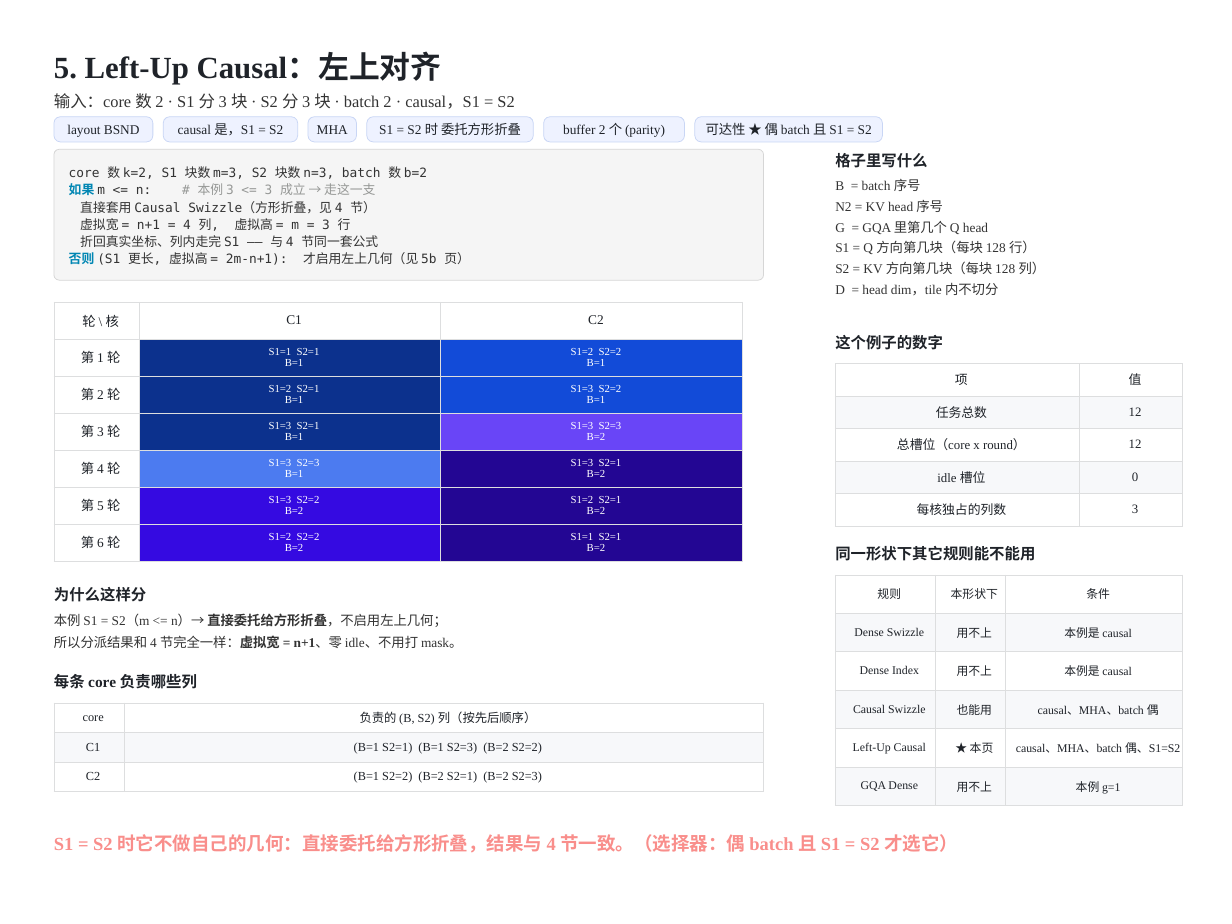
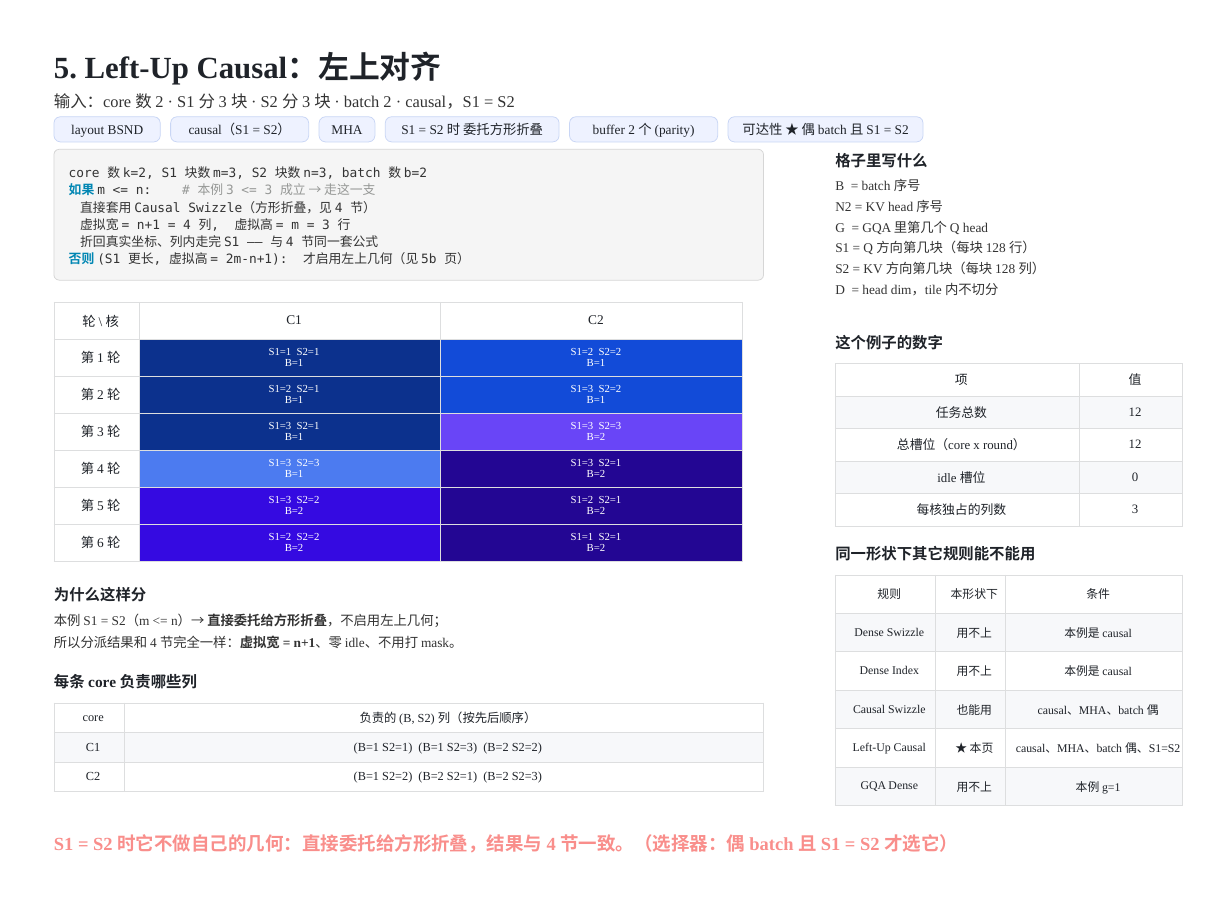
Before and after one commit to guomc9/SeeTen, a slide deck: slide 10 of cases/flash-attention-det-accum/out/v4-index-schedules.pptx. Drawn at 1232x924 pixels with LibreOffice and Linux fonts; fonts in the diff are those of the drawing. Boxes give left, top, right and bottom in pixels: in the first picture for what was removed or moved away, otherwise in the second. Text is boxed around its words. In the diff, an @@ line names an element or a change of style, - is before the commit and + after.

```diff
--- a/cases/flash-attention-det-accum/out/v4-index-schedules.pptx
+++ b/cases/flash-attention-det-accum/out/v4-index-schedules.pptx
@@ rounded rectangle "layout BSND": place and size @@
-rounded rectangle "layout BSND" at (54, 117, 153, 142)
+rounded rectangle "layout BSND" at (54, 117, 160, 142)
@@ rounded rectangle "causal（S1 = S2）": place and size @@
-rounded rectangle "causal（S1 = S2）" at (163, 117, 298, 142)
+rounded rectangle "causal（S1 = S2）" at (171, 117, 309, 142)
@@ rounded rectangle "MHA": place and size @@
-rounded rectangle "MHA" at (308, 117, 357, 142)
+rounded rectangle "MHA" at (319, 117, 375, 142)
@@ rounded rectangle "S1 = S2 时 委托方形折叠": place and size @@
-rounded rectangle "S1 = S2 时 委托方形折叠" at (367, 117, 533, 142)
+rounded rectangle "S1 = S2 时 委托方形折叠" at (385, 117, 559, 142)
@@ rounded rectangle "buffer 2 个 (parity)": place and size @@
-rounded rectangle "buffer 2 个 (parity)" at (543, 117, 684, 142)
+rounded rectangle "buffer 2 个 (parity)" at (569, 117, 718, 142)
@@ rounded rectangle "可达性 ★ 偶 batch 且 ...": place and size @@
-rounded rectangle "可达性 ★ 偶 batch 且 ..." at (695, 117, 882, 142)
+rounded rectangle "可达性 ★ 偶 batch 且 ..." at (728, 117, 923, 142)
@@ text in rounded rectangle at (189, 124, 290, 135): text changed @@
-causal 是，S1 = S2
+causal（S1 = S2）
```
Also in this commit, not shown: 7 other slides changed, 3 other files.
